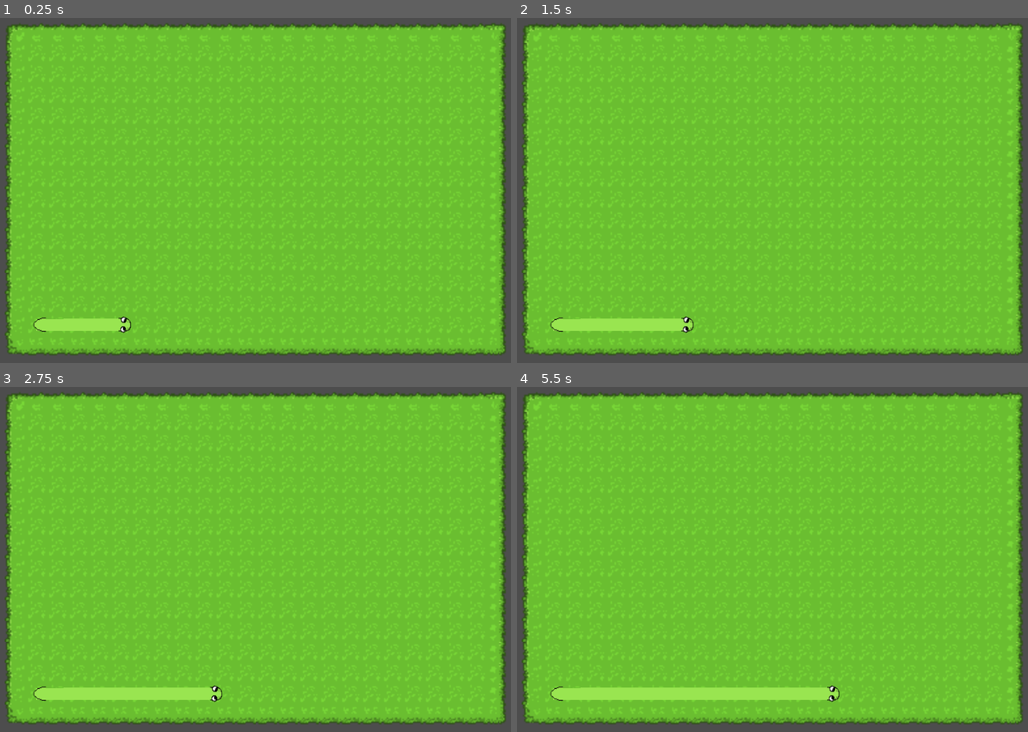
Above: before the commit, frames 1-4 (two rows, left to right).
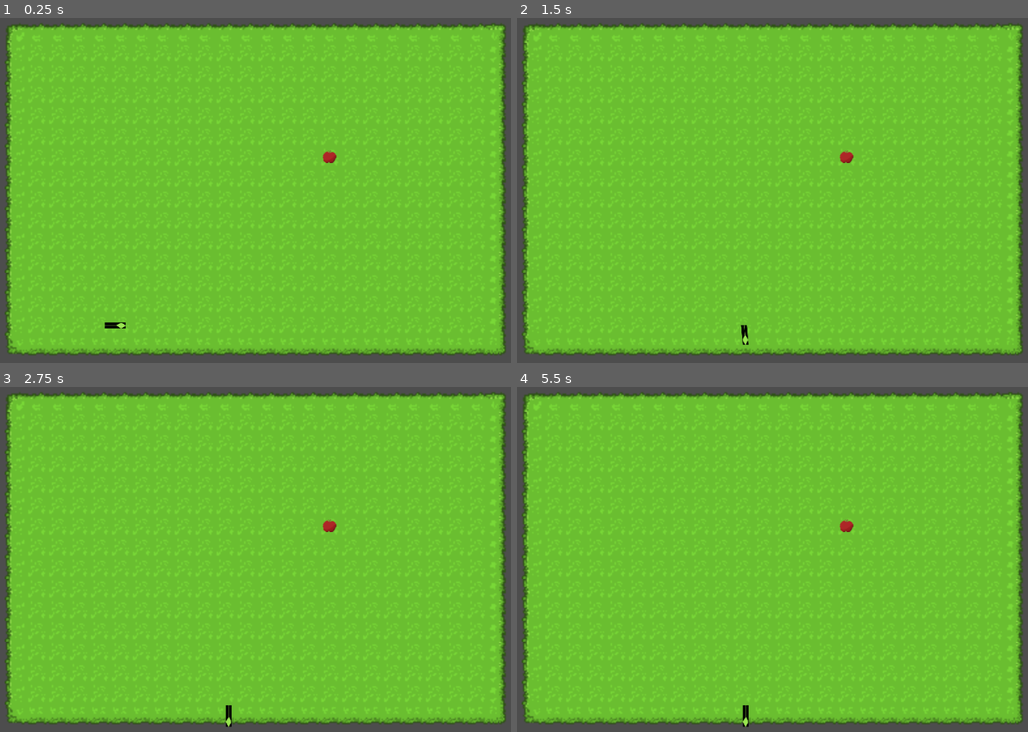
Above: after the commit, the same moments.

Repository: phy0hk/snake-game
Game: Godot game, scene res://Scene/Game/Game.tscn
Two runs of this game, one before a commit and one after it. Both use one fixed random seed, a clock stepped at 60 frames per second and the inputs below. The project has no main scene, so this scene is started directly.
Inputs:
- Up to frame 1 (0.25 s): no input
- Up to frame 2 (1.5 s): tap Enter at 0.5 s; hold Right (RIGHT, bound only after the commit) 0.53-1.28 s; tap Space at 1.25 s; hold Down (DOWN, bound only after the commit) from 1.28 s (still down)
- Up to frame 3 (2.75 s): tap Enter at 2 s; release Down (DOWN, bound only after the commit) at 2.03 s; hold Right (RIGHT, bound only after the commit) from 2.03 s (still down)
- Up to frame 4 (5.5 s): tap Space at 2.75, 4.25 s; release Right (RIGHT, bound only after the commit) at 2.78 s; hold Up (UP, bound only after the commit) 2.78-3.53 s; tap Enter at 3.5 s; hold Left (LEFT, bound only after the commit) 3.53-5.03 s; hold Down (DOWN, bound only after the commit) from 5.03 s (still down)

The runs differ from the first frame. In frame 1, 0.7% of the frame differs, in the area x 6-66%, y 38-92%; in frame 2, 1.2%; in frame 3, 1.5%; in frame 4, 2.2%, in the area x 6-66%, y 38-99%.

Commit message:
Done with basic mechanics

Diff:
--- a/Scene/Game/Game.tscn
+++ b/Scene/Game/Game.tscn
@@ -2,6 +2,8 @@
 
 [ext_resource type="Texture2D" uid="uid://cf7kh7w7t6jrb" path="res://Sprite/Grass/Grass.png" id="1_k0621"]
 [ext_resource type="PackedScene" uid="uid://bsd0ej7obx3mj" path="res://Scene/Snake/snake.tscn" id="2_ssqj0"]
+[ext_resource type="Script" uid="uid://dwtla8dkfufwx" path="res://Scene/Game/apple.gd" id="3_ssqj0"]
+[ext_resource type="Texture2D" uid="uid://xf5esw1x4hh" path="res://Sprite/Apple/Apple.png" id="4_eq4nl"]
 
 [sub_resource type="TileSetAtlasSource" id="TileSetAtlasSource_w51g1"]
 texture = ExtResource("1_k0621")
@@ -18,6 +20,8 @@
 [sub_resource type="TileSet" id="TileSet_4jv7b"]
 sources/0 = SubResource("TileSetAtlasSource_w51g1")
 
+[sub_resource type="CircleShape2D" id="CircleShape2D_lpnlh"]
+
 [node name="Game" type="Node" unique_id=104426215]
 
 [node name="Grass" type="TileMapLayer" parent="." unique_id=1842496272]
@@ -26,5 +30,31 @@
 tile_set = SubResource("TileSet_4jv7b")
 
 [node name="Snake" parent="." unique_id=1671458507 instance=ExtResource("2_ssqj0")]
+z_index = 1
 position = Vector2(208, 560)
-scale = Vector2(2, 2)
+scale = Vector2(1.5, 1.5)
+points = PackedVector2Array(24, 0, -53.333336, 0)
+texture_mode = 1
+
+[node name="Apple" type="Area2D" parent="." unique_id=1556939472]
+script = ExtResource("3_ssqj0")
+
+[node name="AppleSprite" type="Sprite2D" parent="Apple" unique_id=1899000184]
+position = Vector2(143.25, 145.25002)
+scale = Vector2(0.796875, 0.79687494)
+texture = ExtResource("4_eq4nl")
+
+[node name="CollisionShape2D" type="CollisionShape2D" parent="Apple" unique_id=1313151282]
+position = Vector2(144, 144)
+shape = SubResource("CircleShape2D_lpnlh")
+
+[node name="Wall" type="Area2D" parent="." unique_id=1886523893]
+
+[node name="CollisionPolygon2D" type="CollisionPolygon2D" parent="Wall" unique_id=1484596594]
+polygon = PackedVector2Array(864, 96, 864, 608, 96, 608, 96, 96, 32, 104, 32, 672, 912, 672, 912, 8, 32, 8, 96, 96)
+
+[connection signal="body_hit" from="Snake" to="Apple" method="_on_snake_body_hit"]
+[connection signal="eat_apple" from="Snake" to="Apple" method="_on_snake_eat_apple"]
+[connection signal="area_shape_entered" from="Apple" to="Snake" method="_on_apple_area_shape_entered"]
+[connection signal="area_shape_entered" from="Wall" to="Snake" method="_on_wall_area_shape_entered"]
+[connection signal="body_entered" from="Wall" to="Snake" method="_on_wall_body_entered"]
--- /dev/null
+++ b/Scene/Game/apple.gd
@@ -0,0 +1,29 @@
+extends Area2D
+
+@export var rows = 13
+@export var cols = 21
+var sprite:Sprite2D
+var apple:CollisionShape2D
+signal eat
+
+
+func _ready():
+	sprite = $AppleSprite
+	apple = $CollisionShape2D
+	generate_apple()
+
+func generate_apple():
+	var x = randi_range(0,cols)
+	var y = randi_range(0,rows)
+	apple.position = Vector2(144+(32*x),144+(32*y))
+	sprite.position = apple.position
+	print(apple.position)
+	print(x,"And",y)
+
+
+func _on_snake_eat_apple() -> void:
+	generate_apple()
+
+
+func _on_snake_body_hit() -> void:
+	generate_apple()
--- a/Scene/Snake/snake.gd
+++ b/Scene/Snake/snake.gd
@@ -1,25 +1,102 @@
-extends Area2D
+extends Line2D
 
-var direction = "RIGHT"
-var headPos
-var tailPos
+@export var direction = "RIGHT"
+@export var speed = 100
+@export var gap_distance: int = 13
+var velocity = Vector2.ZERO
+var wall_hit = false
+var position_history: Array = []
+var headPos: Vector2
+var body_collisions: Array = []
+signal eat_apple
+signal body_hit
 
 func _ready() -> void:
-	update_snake_shape()
-
-func update_snake_shape():
-	headPos = $WholeBody.get_point_position(len($WholeBody.points)-1)
-	$WholeBody/Head.position = headPos
-	tailPos = $WholeBody.get_point_position(0)
-	$WholeBody/Tail.position = tailPos
+	# Initialize headPos so it doesn't start at (0,0)
+	headPos = get_point_position(0)
+	# Fill history initially so the tail doesn't jump to (0,0) on start
+	for i in range(points.size() * gap_distance):
+		position_history.push_back(headPos)
 
 func _process(delta: float) -> void:
-	update_snake_shape()
-	move_head()
+	if !wall_hit:
+		get_input()
+		move_head(delta)
+		update_body_positions()
+		update_sprites()
 
-func move_head():
-	var currentHeadPos = headPos
-	var newPos:Vector2 = currentHeadPos
+func get_input():
+	if Input.is_action_pressed("UP") && direction != "DOWN": direction="UP"
+	elif Input.is_action_pressed("DOWN") && direction != "UP": direction="DOWN"
+	elif Input.is_action_pressed("LEFT")  && direction != "RIGHT": direction="LEFT"
+	elif Input.is_action_pressed("RIGHT") && direction != "LEFT": direction="RIGHT"
+
+func move_head(delta: float):
+	velocity = Vector2.ZERO
+	if direction == "RIGHT" : velocity.x = 1
+	elif direction == "LEFT": velocity.x = -1
+	elif direction == "UP" : velocity.y = -1
+	elif direction == "DOWN": velocity.y = 1
+
+	# Update the actual coordinate
+	headPos += velocity * speed * delta
+	set_point_position(0, headPos)
+
+	# Record history
+	position_history.push_front(headPos)
+	if position_history.size() > points.size() * gap_distance:
+		position_history.pop_back()
+
+func update_body_positions():
+	for i in range(1, points.size()):
+		var history_index = i * gap_distance
+		if history_index < position_history.size():
+			set_point_position(i, position_history[history_index])
+			if body_collisions.size() >= i:
+				body_collisions[i-1].position = position_history[history_index]
+
+func update_sprites():
+	$SnakeHeadArea.position = get_point_position(0)
 	if direction == "RIGHT":
-		newPos.x += 1
-	$WholeBody.set_point_position(len($WholeBody.points)-1,newPos)
+		$SnakeHeadArea.rotation = deg_to_rad(0)
+	elif direction == "LEFT":
+		$SnakeHeadArea.rotation = deg_to_rad(180)
+	elif direction == "UP":
+		$SnakeHeadArea.rotation = deg_to_rad(-90)
+	elif direction == "DOWN":
+		$SnakeHeadArea.rotation = deg_to_rad(90)
+
+func game_over():
+	wall_hit = true
+	velocity = Vector2.ZERO
+
+func point_up():
+	var new_body_position = get_point_position(points.size()-1)
+	add_point(new_body_position)
+	var newCollisionShape = CollisionShape2D.new()
+	var shape = CircleShape2D.new()
+	shape.radius = 5
+	newCollisionShape.shape = shape
+	newCollisionShape.position = new_body_position
+	$BodyArea.add_child(newCollisionShape)
+	body_collisions.append(newCollisionShape)
+
+
+func _on_wall_area_shape_entered(area_rid: RID, area: Area2D, area_shape_index: int, local_shape_index: int) -> void:
+	if area.name == "SnakeHeadArea":
+		game_over()
+
+
+func _on_apple_area_shape_entered(area_rid: RID, area: Area2D, area_shape_index: int, local_shape_index: int) -> void:
+	point_up()
+
+func _on_area_2d_area_shape_entered(area_rid: RID, area: Area2D, area_shape_index: int, local_shape_index: int) -> void:
+	if area.name == "Apple":
+		eat_apple.emit()
+
+
+func _on_body_area_area_shape_entered(area_rid: RID, area: Area2D, area_shape_index: int, local_shape_index: int) -> void:
+	if(area.name=="SnakeHeadArea"):
+		game_over()
+	else:
+		body_hit.emit()
--- a/Scene/Snake/snake.tscn
+++ b/Scene/Snake/snake.tscn
@@ -1,30 +1,35 @@
 [gd_scene format=3 uid="uid://bsd0ej7obx3mj"]
 
 [ext_resource type="Script" uid="uid://dnbwka3nmwjpm" path="res://Scene/Snake/snake.gd" id="1_nf4ky"]
-[ext_resource type="Texture2D" uid="uid://ce4r0e5o8kws4" path="res://Sprite/Snake/GreenSnake.png" id="1_ymy1a"]
+[ext_resource type="Texture2D" uid="uid://dgqwlhgq7edx7" path="res://Scene/Snake/SnakeTexture001.png" id="1_uhmq8"]
 
-[node name="Snake" type="Area2D" unique_id=1671458507]
+[sub_resource type="Curve" id="Curve_ymy1a"]
+_limits = [0.0, 1.0, 0.87499994, 1.0]
+_data = [Vector2(0.87499994, 1), 0.0, 0.0, 0, 0]
+point_count = 1
+
+[sub_resource type="CircleShape2D" id="CircleShape2D_ymy1a"]
+radius = 6.0
+
+[node name="WholeBody" type="Line2D" unique_id=447039072]
+points = PackedVector2Array(29, 0, -32, 0)
+width_curve = SubResource("Curve_ymy1a")
+default_color = Color(0.6, 0.8980392, 0.3137255, 1)
+texture = ExtResource("1_uhmq8")
+texture_mode = 2
+joint_mode = 2
 script = ExtResource("1_nf4ky")
 
-[node name="WholeBody" type="Line2D" parent="." unique_id=2097339613]
-position = Vector2(8.000001, -13)
-scale = Vector2(0.46482444, 1.0499998)
-points = PackedVector2Array(-86.054, 12.380956, -51.6324, 12.380956, -17.210798, 12.307692, 17.210796, 12.307692, 51.632397, 12.307692)
-width = 9.0
-default_color = Color(0.6, 0.8980392, 0.3137255, 1)
-texture_mode = 2
-joint_mode = 2
+[node name="SnakeHeadArea" type="Area2D" parent="." unique_id=227826336]
+position = Vector2(28.999998, 1.110223e-16)
+scale = Vector2(0.99999994, 0.99999994)
 
-[node name="Head" type="Sprite2D" parent="WholeBody" unique_id=982486046]
-position = Vector2(51.632393, 12.402927)
-scale = Vector2(1, 0.51190466)
-texture = ExtResource("1_ymy1a")
-region_enabled = true
-region_rect = Rect2(64, 0, 32, 32)
+[node name="SnakeHead" type="CollisionShape2D" parent="SnakeHeadArea" unique_id=1511768636]
+position = Vector2(-5.000002, -1.8626454e-09)
+scale = Vector2(0.99999994, 1)
+shape = SubResource("CircleShape2D_ymy1a")
 
-[node name="Tail" type="Sprite2D" parent="WholeBody" unique_id=1558382723]
-position = Vector2(-96.810745, 12.380956)
-scale = Vector2(1, 0.53846157)
-texture = ExtResource("1_ymy1a")
-region_enabled = true
-region_rect = Rect2(0, 0, 32, 32)
+[node name="BodyArea" type="Area2D" parent="." unique_id=1275344260]
+
+[connection signal="area_shape_entered" from="SnakeHeadArea" to="." method="_on_area_2d_area_shape_entered"]
+[connection signal="area_shape_entered" from="BodyArea" to="." method="_on_body_area_area_shape_entered"]
--- a/project.godot
+++ b/project.godot
@@ -21,6 +21,29 @@
 window/stretch/mode="viewport"
 window/stretch/aspect="expand"
 
+[input]
+
+LEFT={
+"deadzone": 0.2,
+"events": [Object(InputEventKey,"resource_local_to_scene":false,"resource_name":"","device":-1,"window_id":0,"alt_pressed":false,"shift_pressed":false,"ctrl_pressed":false,"meta_pressed":false,"pressed":false,"keycode":0,"physical_keycode":4194319,"key_label":0,"unicode":0,"location":0,"echo":false,"script":null)
+]
+}
+RIGHT={
+"deadzone": 0.2,
+"events": [Object(InputEventKey,"resource_local_to_scene":false,"resource_name":"","device":-1,"window_id":0,"alt_pressed":false,"shift_pressed":false,"ctrl_pressed":false,"meta_pressed":false,"pressed":false,"keycode":0,"physical_keycode":4194321,"key_label":0,"unicode":0,"location":0,"echo":false,"script":null)
+]
+}
+UP={
+"deadzone": 0.2,
+"events": [Object(InputEventKey,"resource_local_to_scene":false,"resource_name":"","device":-1,"window_id":0,"alt_pressed":false,"shift_pressed":false,"ctrl_pressed":false,"meta_pressed":false,"pressed":false,"keycode":0,"physical_keycode":4194320,"key_label":0,"unicode":0,"location":0,"echo":false,"script":null)
+]
+}
+DOWN={
+"deadzone": 0.2,
+"events": [Object(InputEventKey,"resource_local_to_scene":false,"resource_name":"","device":-1,"window_id":0,"alt_pressed":false,"shift_pressed":false,"ctrl_pressed":false,"meta_pressed":false,"pressed":false,"keycode":0,"physical_keycode":4194322,"key_label":0,"unicode":0,"location":0,"echo":false,"script":null)
+]
+}
+
 [physics]
 
 3d/physics_engine="Jolt Physics"
Not shown, added: Scene/Game/apple.gd.uid
Binary file added: Scene/Snake/SnakeTexture001.png
Not shown, added: Scene/Snake/SnakeTexture001.png.import
Binary file added: Sprite/Apple/Apple.aseprite
Binary file added: Sprite/Apple/Apple.png
Not shown, added: Sprite/Apple/Apple.png.import
